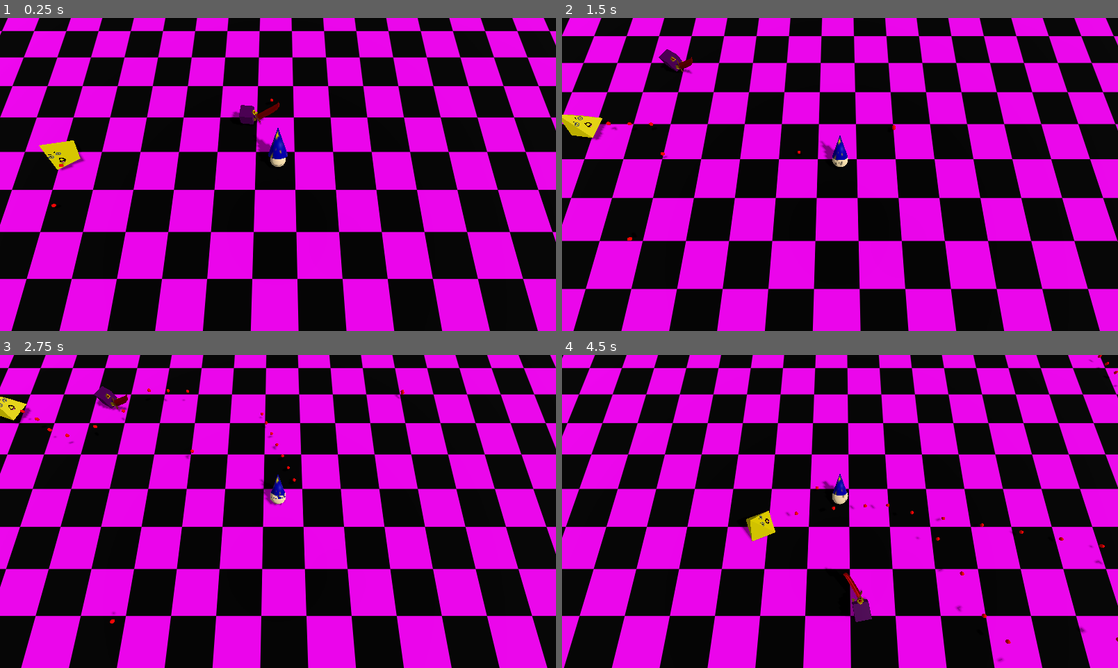
Above: before the commit, frames 1-4 (two rows, left to right).
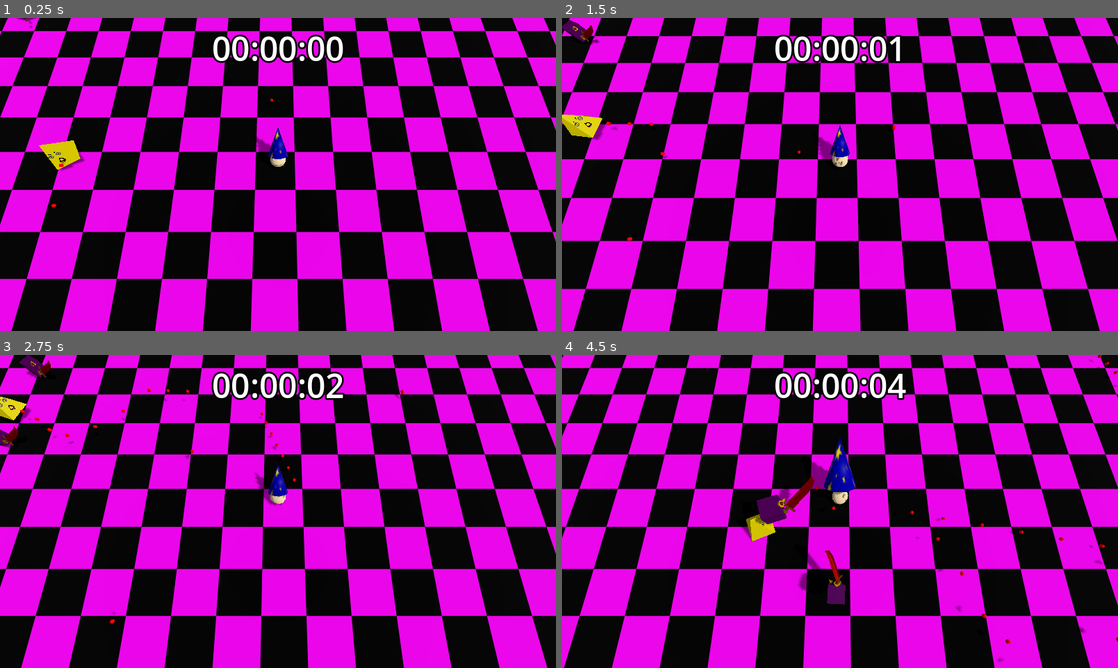
Above: after the commit, the same moments.

Repository: luce-ventress/no-mercy-bgj-2025
Game: Godot game, scene res://Maps/Level1.tscn
The game is run twice, just before and just after one commit, with the same random seed, the same clock (stepped at 60 frames per second) and the same inputs. Sound files missing from this copy of the repository are replaced by a short silence.
Inputs (mouse positions are in pixels of both pictures, inside the frame that each line leads up to):
- Up to frame 1 (0.25 s): no input
- Up to frame 2 (1.5 s): move the mouse to (962, 158) at 0.52 s; press the mouse at (962, 158) at 0.53 s; hold D (player_right) 0.53-1.28 s; move the mouse to (728, 190) at 1.27 s; release the mouse at (728, 190) at 1.28 s; hold S (player_backward) from 1.28 s (still down); click (728, 190) at 1.35 s
- Up to frame 3 (2.75 s): move the mouse to (333, 442) at 2.02 s; release S (player_backward) at 2.03 s; press the mouse at (333, 442) at 2.03 s; hold D (player_right) from 2.03 s (still down)
- Up to frame 4 (4.5 s): move the mouse to (812, 574) at 2.77 s; release D (player_right) at 2.78 s; release the mouse at (812, 574) at 2.78 s; hold W (player_forward) 2.78-3.53 s; click (812, 574) at 2.85 s; move the mouse to (1006, 558) at 3.52 s; press the mouse at (1006, 558) at 3.53 s; hold A (player_left) from 3.53 s (still down); move the mouse to (673, 464) at 4.27 s; release the mouse at (673, 464) at 4.28 s; click (673, 464) at 4.35 s

The runs differ from the first frame. In frame 1, 1.5% of the frame differs, in the area x 3-62%, y 0-34%; in frame 2, 1.9%; in frame 3, 2.1%; in frame 4, 3.5%, in the area x 34-62%, y 5-86%.
Error after the commit: Attempt to call function 'is_playing' in base 'null instance' on a null instance. (res://Scripts/Enemies/EnemyHealth.gd:15)

Commit message:
fixing ranged enemy damage

Diff:
--- a/Maps/Level1.tscn
+++ b/Maps/Level1.tscn
@@ -1,12 +1,10 @@
-[gd_scene load_steps=13 format=3 uid="uid://dhs00vouueblh"]
+[gd_scene load_steps=12 format=3 uid="uid://dhs00vouueblh"]
 
 [ext_resource type="PackedScene" uid="uid://bontx0lu6c4aw" path="res://Scenes/Player/PlayerPawn.tscn" id="1_l8wyv"]
 [ext_resource type="Texture2D" uid="uid://dw1nyaoxl2v5w" path="res://Assets/Textures/placeholder.png" id="1_ypajb"]
 [ext_resource type="PackedScene" uid="uid://bax3ulu7c3cic" path="res://Scenes/Projectiles/ProjectileBase.tscn" id="3_bv8d1"]
 [ext_resource type="PackedScene" uid="uid://buiud1ylj3qrj" path="res://Scenes/Enemies/MeleeEnemyPawn.tscn" id="4_ptu34"]
 [ext_resource type="PackedScene" uid="uid://6ihp42gfl11b" path="res://Scenes/Enemies/RangedEnemyPawn.tscn" id="5_7bilv"]
-[ext_resource type="Script" uid="uid://bwqto4w5wuh45" path="res://Scripts/Game/spawner.gd" id="6_5gvfm"]
-[ext_resource type="AudioStream" uid="uid://bhdcqwfjah5x0" path="res://Assets/Sound/Music/brnogamejam_2.wav" id="7_xd1hl"]
 
 [sub_resource type="StandardMaterial3D" id="StandardMaterial3D_bv8d1"]
 albedo_texture = ExtResource("1_ypajb")
@@ -25,6 +23,11 @@
 fog_light_energy = 7.05
 
 [sub_resource type="CameraAttributesPractical" id="CameraAttributesPractical_7bilv"]
+
+[sub_resource type="LabelSettings" id="LabelSettings_7bilv"]
+font_size = 48
+outline_size = 10
+outline_color = Color(0, 0, 0, 1)
 
 [node name="Level1" type="Node3D"]
 
@@ -51,9 +54,6 @@
 [node name="ProjectileBase" parent="." instance=ExtResource("3_bv8d1")]
 transform = Transform3D(1, 0, 0, 0, 1, 0, 0, 0, 1, 1, 0.5, 1)
 
-[node name="MeleeEnemy" parent="." instance=ExtResource("4_ptu34")]
-transform = Transform3D(-0.383661, -0.000960806, 0.923474, -0.000660827, 1, 0.000765891, -0.923474, -0.000316437, -0.383661, 2.81994, -0.1, -0.885988)
-
 [node name="WorldEnvironment" type="WorldEnvironment" parent="."]
 environment = SubResource("Environment_ptu34")
 camera_attributes = SubResource("CameraAttributesPractical_7bilv")
@@ -61,18 +61,31 @@
 [node name="RangedEnemy" parent="." instance=ExtResource("5_7bilv")]
 transform = Transform3D(0.999138, 0, 0.0415093, 0, 1, 0, -0.0415093, 0, 0.999138, -0.410775, -0.0999996, -11.9487)
 
-[node name="Spawner" type="Node" parent="."]
-script = ExtResource("6_5gvfm")
-meleeEnemyScene = ExtResource("4_ptu34")
-rangedEnemyScene = ExtResource("5_7bilv")
+[node name="Control" type="Control" parent="."]
+layout_mode = 3
+anchors_preset = 15
+anchor_right = 1.0
+anchor_bottom = 1.0
+grow_horizontal = 2
+grow_vertical = 2
 
-[node name="Timer" type="Timer" parent="Spawner"]
-wait_time = 3.0
-autostart = true
+[node name="GameTime" type="Label" parent="Control"]
+layout_mode = 1
+anchors_preset = 5
+anchor_left = 0.5
+anchor_right = 0.5
+offset_left = -95.5
+offset_top = 10.0
+offset_right = 95.5
+offset_bottom = 77.0
+grow_horizontal = 2
+text = "10:50:20"
+label_settings = SubResource("LabelSettings_7bilv")
+horizontal_alignment = 1
+vertical_alignment = 1
 
-[node name="AudioStreamPlayer" type="AudioStreamPlayer" parent="."]
-stream = ExtResource("7_xd1hl")
-volume_db = -20.0
-autoplay = true
+[node name="MeleeEnemy" parent="." instance=ExtResource("4_ptu34")]
+transform = Transform3D(1, 0, 0, 0, 1, 0, 0, 0, 1, -3.85578, 0.0544602, -21.8755)
 
-[connection signal="timeout" from="Spawner/Timer" to="Spawner" method="_on_timer_timeout"]
+[node name="MeleeEnemy2" parent="." instance=ExtResource("4_ptu34")]
+transform = Transform3D(1, 0, 0, 0, 1, 0, 0, 0, 1, 11.8441, 0.0544602, -18.7119)
--- a/Scenes/Enemies/RangedEnemyPawn.tscn
+++ b/Scenes/Enemies/RangedEnemyPawn.tscn
@@ -10,6 +10,9 @@
 [ext_resource type="Script" uid="uid://dpthrgto3rfda" path="res://Scripts/Enemies/EnemyMovement.gd" id="8_7n326"]
 
 [sub_resource type="CapsuleShape3D" id="CapsuleShape3D_imkbi"]
+
+[sub_resource type="BoxShape3D" id="BoxShape3D_7n326"]
+size = Vector3(1.4, 1.4, 1.4)
 
 [sub_resource type="AudioStreamRandomizer" id="AudioStreamRandomizer_vennm"]
 streams_count = 2
@@ -25,8 +28,19 @@
 transform = Transform3D(1, 0, 0, 0, 1, 0, 0, 0, 1, 0, 0.328276, 0)
 shape = SubResource("CapsuleShape3D_imkbi")
 
+[node name="HitArea" type="Area3D" parent="."]
+transform = Transform3D(1, 0, 0, 0, 1, 0, 0, 0, 1, 0, 0.4, 0)
+collision_layer = 2
+collision_mask = 2
+
+[node name="HitShape" type="CollisionShape3D" parent="HitArea"]
+transform = Transform3D(1, 0, 0, 0, 1, 0, 0, 0, 1, 0, 0.294682, 0)
+shape = SubResource("BoxShape3D_7n326")
+
 [node name="EnemyHealth" type="Node" parent="."]
 script = ExtResource("2_87ct1")
+HealthPoints = 250.0
+mesh_name = "NoMercy_Enemy_Ranged"
 
 [node name="RangedEnemyHit" type="AudioStreamPlayer3D" parent="EnemyHealth"]
 stream = SubResource("AudioStreamRandomizer_vennm")
@@ -49,3 +63,5 @@
 speed = 4
 rotationSpeed = 2.0
 stop_distance = 10
+
+[connection signal="area_entered" from="HitArea" to="EnemyHealth" method="_on_hit_area_area_entered"]
--- a/Scripts/Enemies/EnemyHealth.gd
+++ b/Scripts/Enemies/EnemyHealth.gd
@@ -1,10 +1,11 @@
 extends Node
 
 @export var HealthPoints: float = 100
+@export var mesh_name: String = "NoMercy_Enemy_Melee"
 
 @onready var root = owner.get_parent().get_node(".")
 @onready var movement = owner.get_node("EnemyMovement")
-@onready var mesh = owner.get_node("NoMercy_Enemy_Melee")
+@onready var mesh = owner.get_node(mesh_name)
 
 var tween
 
--- a/Scripts/Game/GameManager.gd
+++ b/Scripts/Game/GameManager.gd
@@ -1,3 +1,11 @@
 extends Node
 
-#var
+@onready var game_start_time: float = Time.get_unix_time_from_system()
+@onready var game_time_label: Label = get_parent().find_child("GameTime", true, false)
+
+var time: float
+
+func _process(delta: float) -> void:
+	time = Time.get_unix_time_from_system() - game_start_time
+	var time_string = Time.get_time_string_from_unix_time(time)
+	game_time_label.text = time_string
--- a/project.godot
+++ b/project.godot
@@ -19,6 +19,7 @@
 
 PlayerStats="*res://Scripts/Game/PlayerStats.gd"
 PowerupManager="*res://Scripts/Game/PowerupManager.gd"
+GameManager="*res://Scripts/Game/GameManager.gd"
 
 [display]
 
Not shown: 1 places in Scenes/Enemies/RangedEnemyPawn.tscn that only renumber resources
